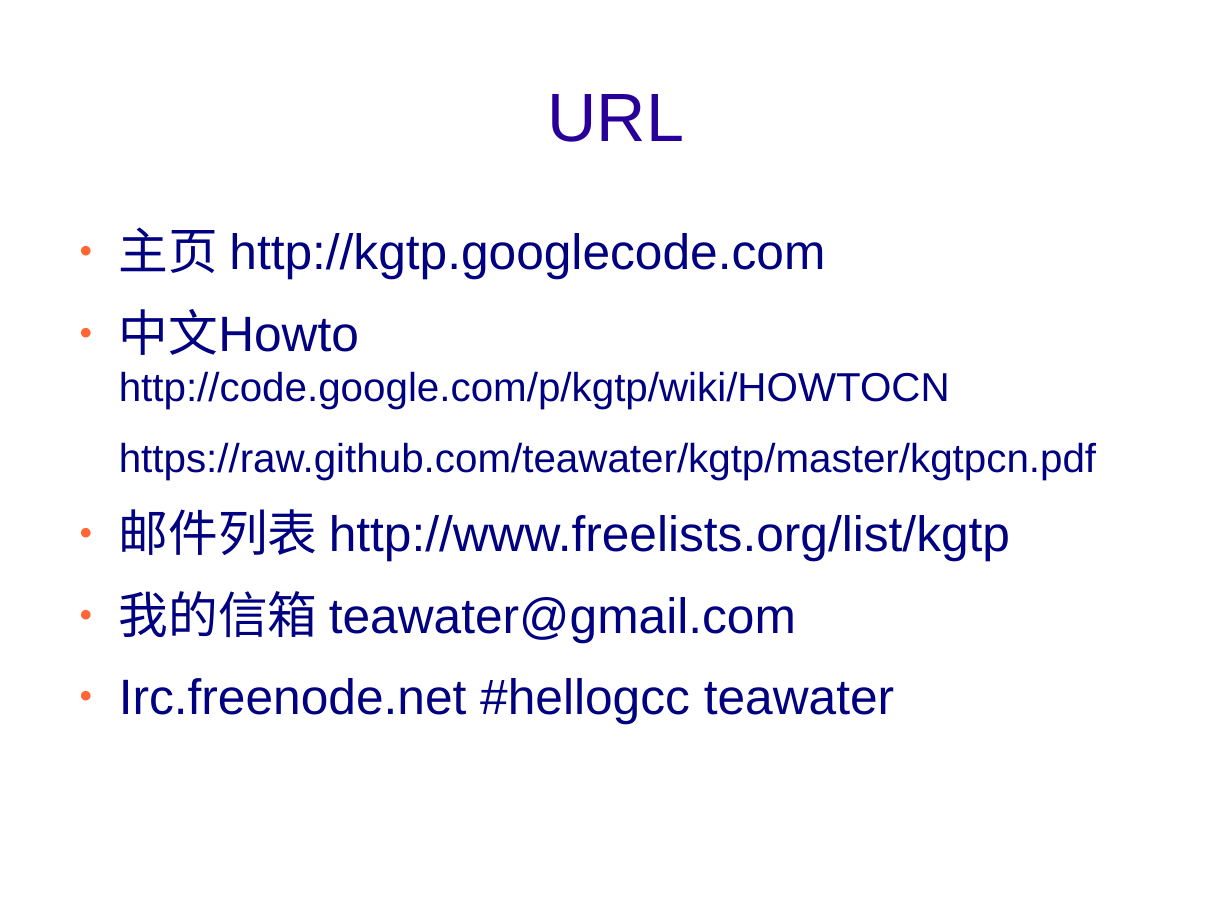
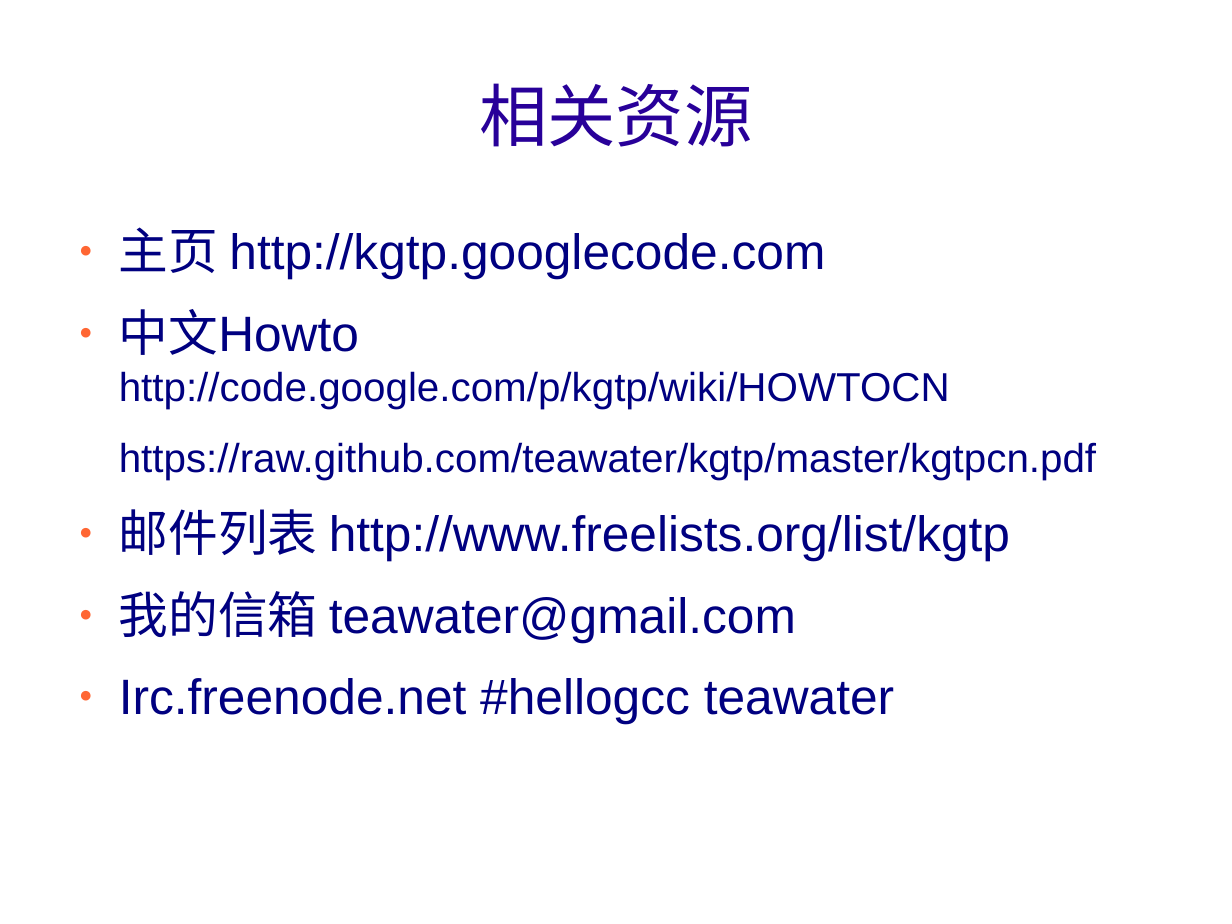
Before and after one commit to teawater/kgtp-misc, a slide deck: slide 22 of show/introduce/kgtpcn.odp (slide 21 before the commit). Drawn at 1232x924 pixels with LibreOffice and Linux fonts; fonts in the diff are those of the drawing; background and template pictures are left out. Boxes give left, top, right and bottom in pixels: in the first picture for what was removed or moved away, otherwise in the second. Text is boxed around its words. In the diff, an @@ line names an element or a change of style, - is before the commit and + after.

```diff
--- a/show/introduce/kgtpcn.odp
+++ b/show/introduce/kgtpcn.odp
@@ title at box(479, 83, 752, 147): text changed @@
-URL
+相关资源
```
Also in this commit, not shown: 9 other slides changed, 1 slide added.
